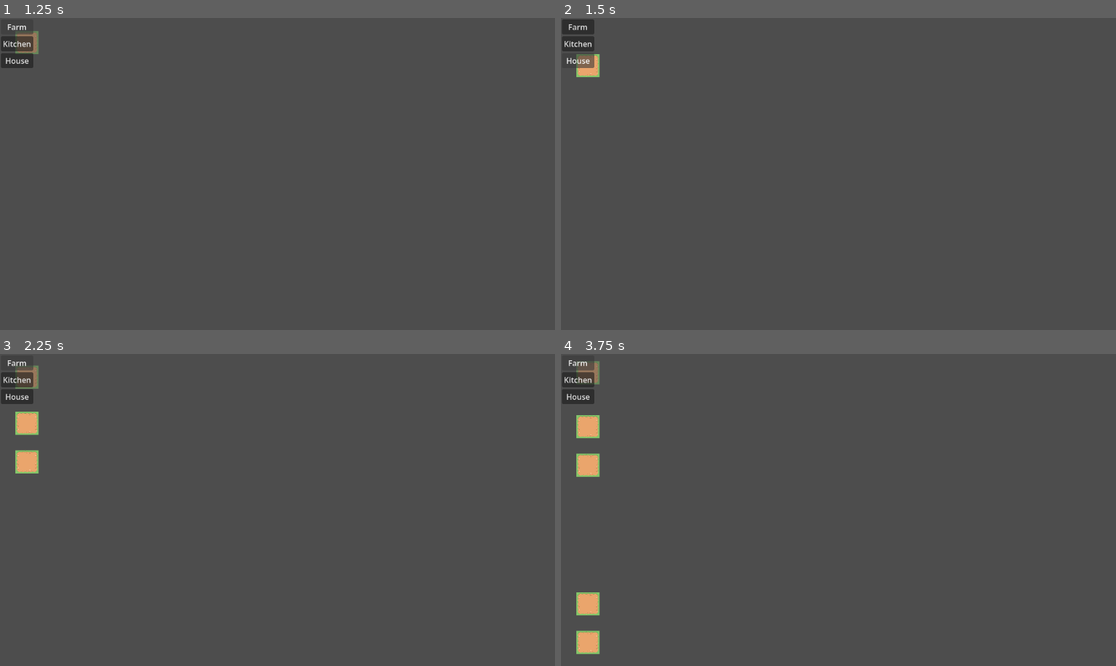
Above: before the commit, frames 1-4 (two rows, left to right).
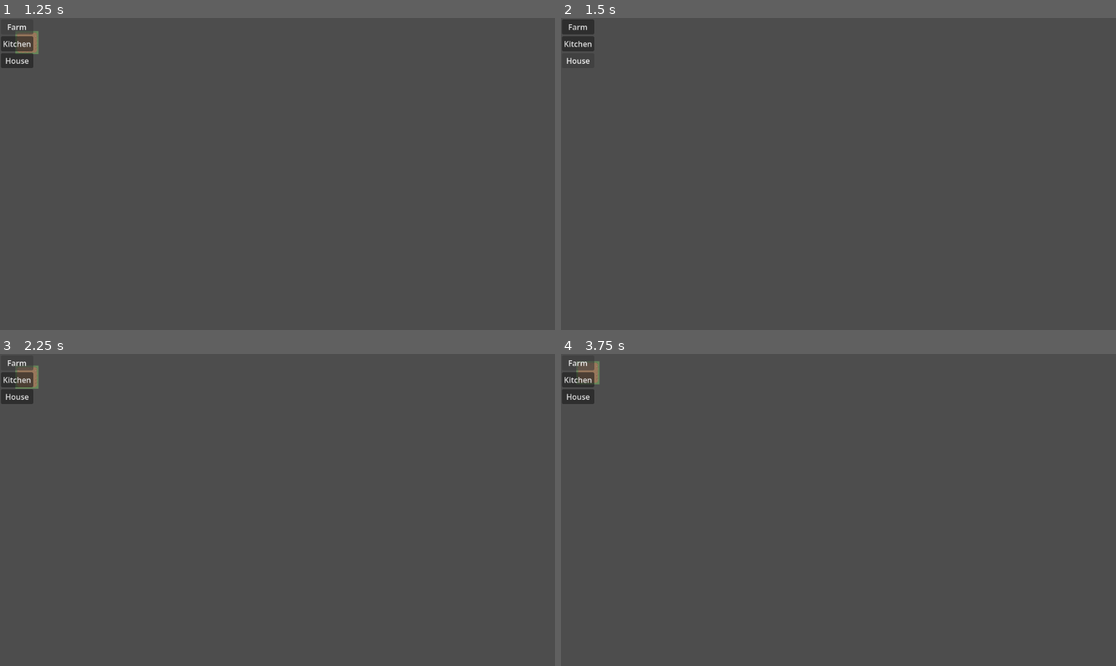
Above: after the commit, the same moments.

Repository: amandodaw/ZombieDefenseSim
Game: Godot game, scene res://scenes/world.tscn
Two runs of this game, one before a commit and one after it. Both use one fixed random seed, a clock stepped at 60 frames per second and the inputs below.
Inputs:
- Up to frame 1 (1.25 s): click "Farm" at 0.5 s
- Up to frame 2 (1.5 s): click "House" at 1.25 s
- Up to frame 3 (2.25 s): click "Farm" at 2 s
- Up to frame 4 (3.75 s): click "House" at 2.75 s; click "Farm" at 3.5 s

Frame 1 is identical in both runs. In frame 2, 0.3% of the frame differs, in the area x 2-8%, y 11-19%; in frame 3, 0.6%; in frame 4, 1.3%, in the area x 2-8%, y 19-97%.

Commit message:
Añadido tipo granja a selección del menú

Diff:
--- a/scripts/components/build_order_component.gd
+++ b/scripts/components/build_order_component.gd
@@ -2,7 +2,8 @@
 
 enum Buildings {
 	FARM,
-	KITCHEN
+	KITCHEN,
+	HOUSE
 }
 
 var type : Buildings
--- a/scripts/components/farm_component.gd
+++ b/scripts/components/farm_component.gd
@@ -1 +1,9 @@
 class_name FarmComponent
+
+var origin_tile : Vector2i = Vector2i(0,1)
+
+var form : Array[Vector2i] = [
+	Vector2i(0,0), Vector2i(1,0), Vector2i(2,0),
+	Vector2i(0,1), Vector2i(1,1), Vector2i(2,1),
+	Vector2i(0,2), Vector2i(1,2), Vector2i(2,2)
+]
--- a/scripts/components/workplace_component.gd
+++ b/scripts/components/workplace_component.gd
@@ -1,12 +1,8 @@
 class_name WorkplaceComponent
 
-var origin_tile : Vector2i = Vector2i(0,1)
+var origin_tile : Vector2i
 
-var form : Array[Vector2i] = [
-	Vector2i(0,0), Vector2i(1,0), Vector2i(2,0),
-	Vector2i(0,1), Vector2i(1,1), Vector2i(2,1),
-	Vector2i(0,2), Vector2i(1,2), Vector2i(2,2)
-]
+var form : Array[Vector2i]
 
 var amount_needed : int = 100
 var amount_progress : int = 0
--- a/scripts/systems/building_system.gd
+++ b/scripts/systems/building_system.gd
@@ -18,11 +18,18 @@
 	var preview_map : TileMapLayer = world.preview_map
 	var building_map : TileMapLayer = world.building_map
 	var pos = world.get_component(id, PositionComponent)
-	var build_order = world.get_component(id, BuildOrderComponent)
+	var build_order : BuildOrderComponent = world.get_component(id, BuildOrderComponent)
 	preview_map.clear()
 	pos.value = world.get_global_mouse_position()
 
 	var workplace_comp = WorkplaceComponent.new()
+	match build_order.type:
+		0:
+			var farm_comp = FarmComponent.new()
+			world.add(id, farm_comp)
+			workplace_comp.form = farm_comp.form
+			workplace_comp.origin_tile = farm_comp.origin_tile
+
 	world.add(id, workplace_comp)
 
 
--- a/scripts/ui.gd
+++ b/scripts/ui.gd
@@ -31,7 +31,9 @@
 	var input : InputComponent = world.get_component(world.player_id, InputComponent)
 
 	var order = world.create_entity()
-	world.add(order, BuildOrderComponent.new())
+	var build_order_comp = BuildOrderComponent.new()
+	build_order_comp.type = opcion
+	world.add(order, build_order_comp)
 	world.add(order, PositionComponent.new())
 	input.build_mode = true
 	input.selected_building = opcion
